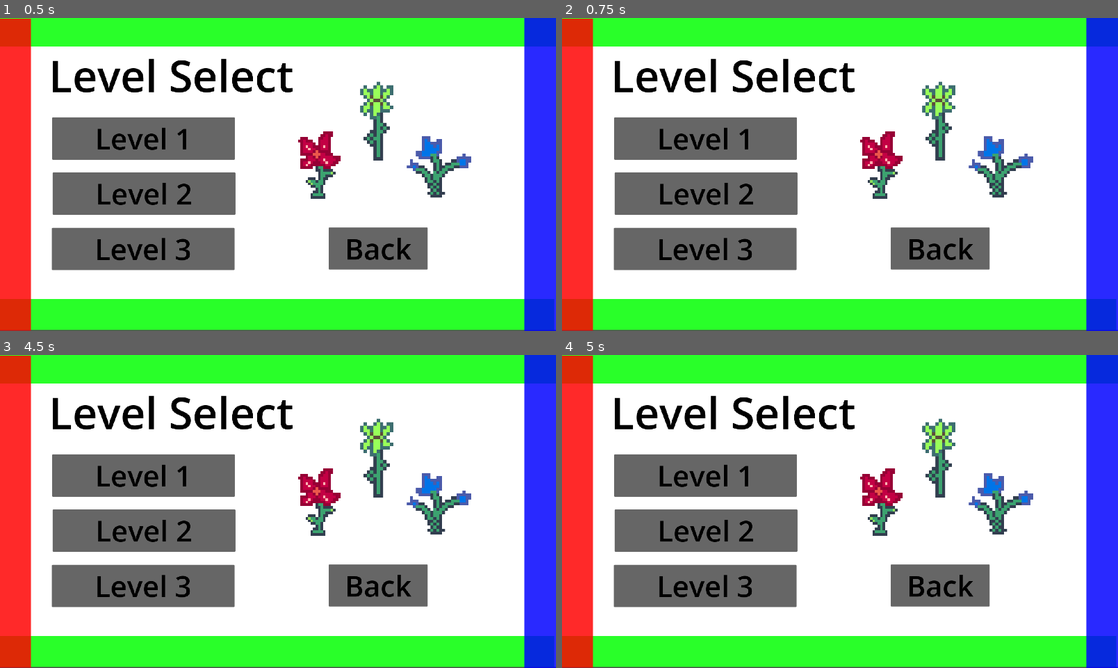
Above: before the commit, frames 1-4 (two rows, left to right).
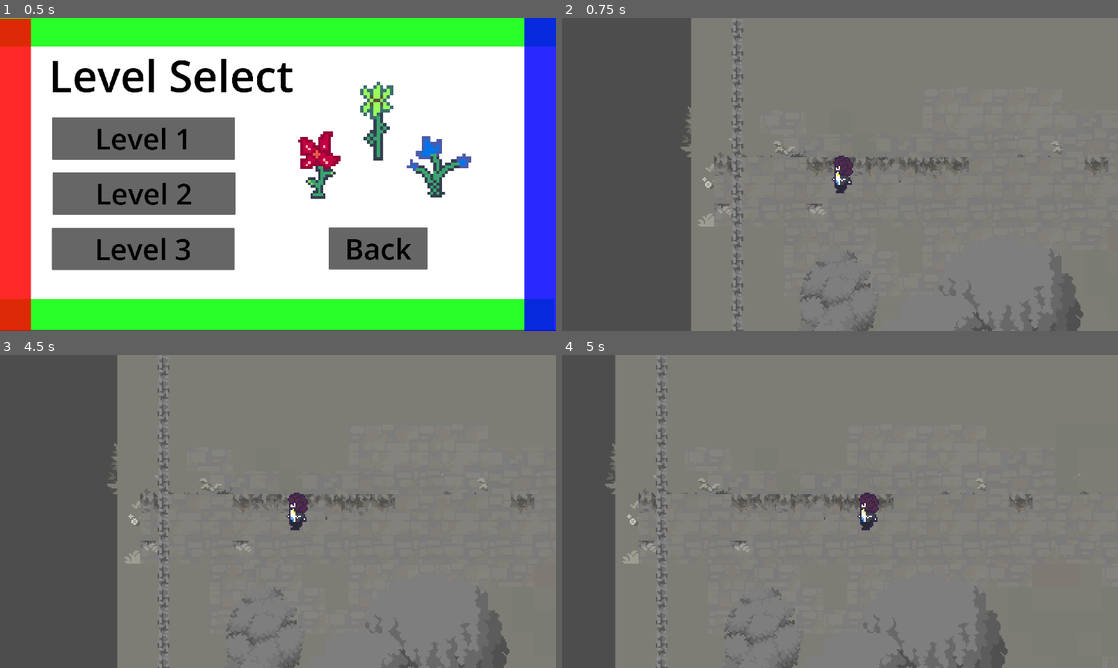
Above: after the commit, the same moments.

Repository: Novaaaaaaaaa0/KnightHacks2026
Game: Godot game, scene res://scenes/levelselect.tscn
The game is run twice, just before and just after one commit, with the same random seed, the same clock (stepped at 60 frames per second) and the same inputs. This scene is started directly instead of the project's main scene.
Inputs (mouse positions are in pixels of both pictures, inside the frame that each line leads up to):
- Up to frame 1 (0.5 s): no input
- Up to frame 2 (0.75 s): click "Level 1" at 0.5 s
- Up to frame 3 (4.5 s): click (144, 477) at 1.25 s, where only the run before the commit has a clickable "Level 1"; click (144, 530) at 2 s, where only the run before the commit has a clickable "Level 2"; click (144, 586) at 2.75 s, where only the run before the commit has a clickable "Level 3"; click (378, 586) at 3.5 s, where only the run before the commit has a clickable "Back"; move the mouse to (400, 495) at 4.27 s; press the mouse at (400, 495) at 4.28 s; hold D (moveRight) from 4.28 s (still down)
- Up to frame 4 (5 s): keep holding D (moveRight)

Frame 1 is identical in both runs. In frame 2, 94% of the frame differs, in the area x 0-100%, y 0-100%; in frame 3, 93%; in frame 4, 91%.

Commit message:
Level select functionality

Diff:
--- /dev/null
+++ b/scenes/back.gd
@@ -0,0 +1 @@
+extends Button
--- /dev/null
+++ b/scenes/buttons.gd
@@ -0,0 +1,19 @@
+extends Control
+
+func _process(_delta) -> void:
+	var back = $Back
+	var lvl1 = $Level1
+	var lvl2 = $Level2
+	var lvl3 = $Level3
+
+	if back.button_pressed:
+		get_tree().change_scene_to_file("res://scenes/titlescreen.tscn")
+
+	if lvl1.button_pressed:
+		get_tree().change_scene_to_file("res://scenes/puzzle1.tscn")
+
+	if lvl2.button_pressed and UpdateSave.oneCompleted:
+		get_tree().change_scene_to_file("res://scenes/maze.tscn")
+
+	if lvl3.button_pressed and UpdateSave.twoCompleted:
+		get_tree().change_scene_to_file("res://scenes/fight_level.tscn")
--- a/scenes/levelselect.tscn
+++ b/scenes/levelselect.tscn
@@ -3,6 +3,8 @@
 [ext_resource type="Texture2D" uid="uid://b7kp7dnf163we" path="res://assets/sprites/Red flower.png" id="1_vttqt"]
 [ext_resource type="Texture2D" uid="uid://bmryrk8lv5u71" path="res://assets/sprites/Blue flower.png" id="2_4kdbh"]
 [ext_resource type="Texture2D" uid="uid://1k48qodc80nm" path="res://assets/sprites/Green Flower.png" id="3_4kdbh"]
+[ext_resource type="Script" uid="uid://d1hvkb0rh1mgy" path="res://scenes/buttons.gd" id="4_6rap8"]
+[ext_resource type="Script" uid="uid://dj4ggot3tkpgq" path="res://scenes/back.gd" id="5_aaiik"]
 
 [sub_resource type="Theme" id="Theme_4y2lm"]
 default_font_size = 150
@@ -109,6 +111,7 @@
 offset_right = 40.0
 offset_bottom = 40.0
 theme = SubResource("Theme_ckn67")
+script = ExtResource("4_6rap8")
 
 [node name="Level1" type="Button" parent="Control/Buttons" unique_id=114938958]
 layout_mode = 0
@@ -141,3 +144,4 @@
 offset_right = 1477.0
 offset_bottom = 868.0
 text = "Back"
+script = ExtResource("5_aaiik")
Not shown, added: scenes/back.gd.uid
Not shown, added: scenes/buttons.gd.uid
